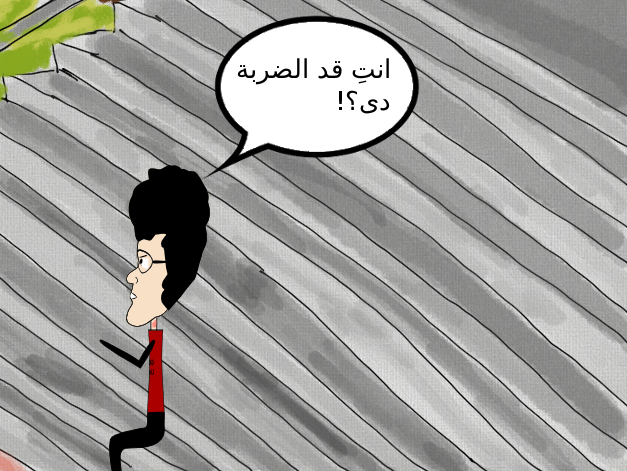
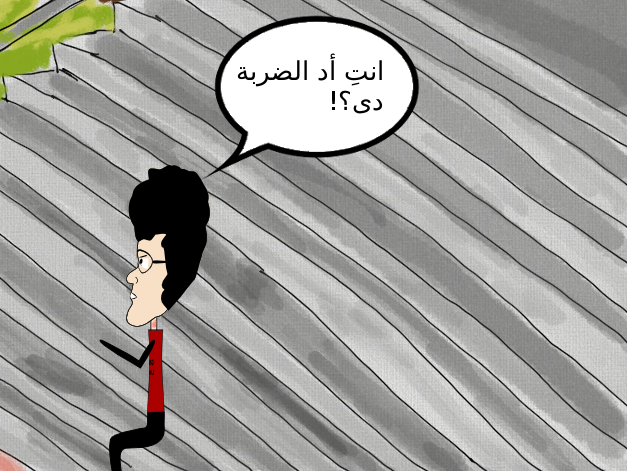
The second 627×471 image is a revision of the first. Changes to its layers:
renamed "انتِ قد الضربة دى؟!" to "انتِ أد الضربة دى؟!", painted on it over [left=237, top=53, right=390, bottom=114]
